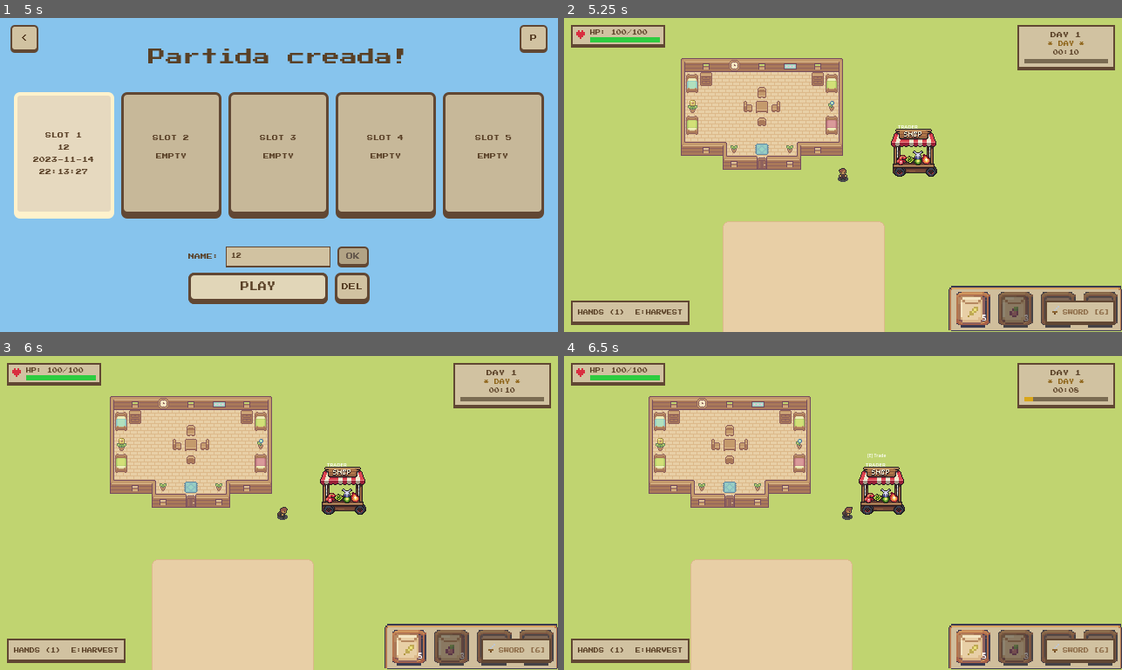
Above: before the commit, frames 1-4 (two rows, left to right).
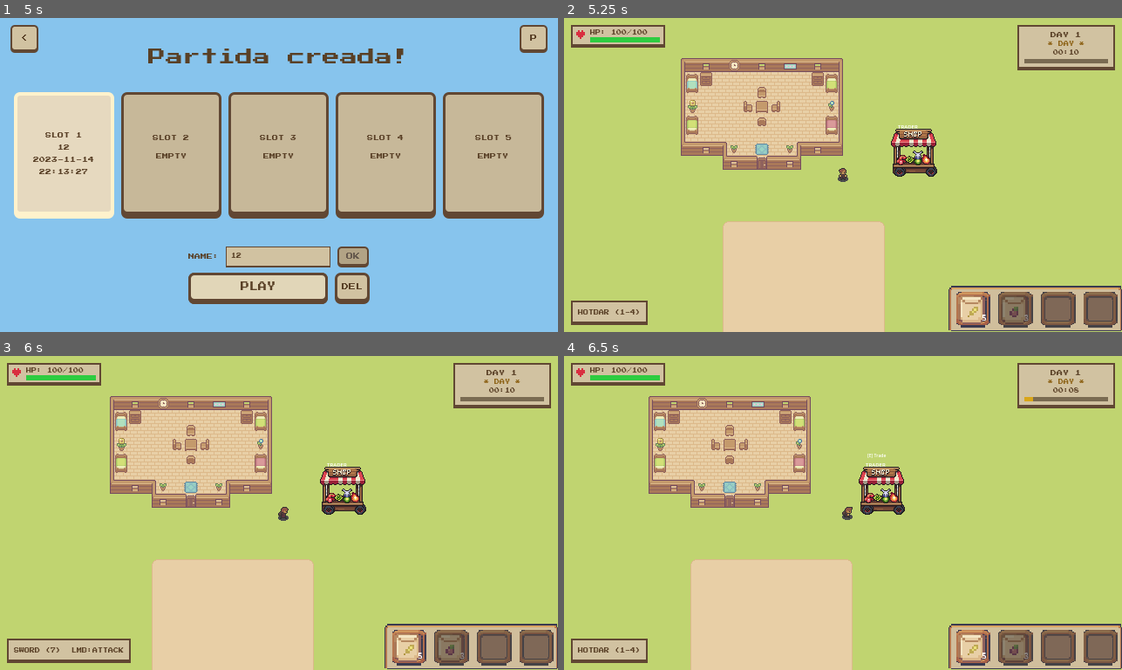
Above: after the commit, the same moments.

Repository: alexmf10/Survivalfarm-
Game: Godot game, scene res://core/main.tscn
Same seed, same stepped clock (60 frames per second), same inputs: the game is played once before the commit and once after it.
Inputs (mouse positions are in pixels of both pictures, inside the frame that each line leads up to):
- Up to frame 1 (5 s): click "JUGAR" at 0.5 s; click "<" at 1.25 s; click "JUGAR" at 2 s; click "SLOT 1 EMPTY" at 2.75 s; click (279, 256) at 3.52 s; type "12" at 3.6 s; click "CREATE" at 4.25 s
- Up to frame 2 (5.25 s): click "PLAY" at 5 s
- Up to frame 3 (6 s): tap Enter at 5.75 s; move the mouse to (401, 497) at 5.77 s; hold D (move_right) from 5.78 s (still down); tap 7 at 5.85 s; click (401, 497) at 5.92 s
- Up to frame 4 (6.5 s): keep holding D (move_right); tap 1 at 6.05 s

Frame 1 is identical in both runs. In frame 2, 1.6% of the frame differs, in the area x 3-99%, y 90-98%; in frame 3, 1.1%; in frame 4, 1.6%.

Commit message:
Demo Entrega 4 - Combat + Inventory + Farming
Controles:
WASD: Movimiento del jugador
1-4: Hotbar
5: Harar
6: Regar
7: Espada
Click: Interactuar con el objeto en la mano con el entorno
E: Recolectar cultivos
I: Inventario
Z: Invocar zombie
O: Regar todo
P: Pasar dia
Esc: Guardar y salir / Salir de la tienda

Diff:
--- a/entities/player/tool_component.gd
+++ b/entities/player/tool_component.gd
@@ -171,6 +171,7 @@
 		# Teclas 5 y 6: Equípan herramientas hardcodeadas
 		KEY_5: new_tool = ToolsComponent.Tools.TillGround # Azada
 		KEY_6: new_tool = ToolsComponent.Tools.WaterCrops # Regadera
+		KEY_7: new_tool = ToolsComponent.Tools.Sword # Regadera
 
 	# Si la herramienta ha cambiado, avisamos al resto del juego (UI, etc.)
 	if new_tool != current_tool:
@@ -356,20 +357,6 @@
 	await get_tree().create_timer(USE_PAUSE_DURATION).timeout
 	_is_using_tool = false
 
-
-## Convierte un keycode numérico al enum de herramienta.
-func _key_to_tool(keycode: int) -> ToolsComponent.Tools:
-	match keycode:
-		KEY_1: return ToolsComponent.Tools.None
-		KEY_2: return ToolsComponent.Tools.TillGround
-		KEY_3: return ToolsComponent.Tools.WaterCrops
-		KEY_4: return ToolsComponent.Tools.PlantWheat
-		KEY_5: return ToolsComponent.Tools.PlantBeet
-		KEY_6: return ToolsComponent.Tools.Sword
-	return -1  # Tecla no mapeada
-
-
-
 # ── Resaltado del tile objetivo ─────────────────────────────────────────────
 
 ## Construye un Node2D con 4 ColorRect formando un borde rojo 16x16
--- a/entities/zombie/zombie.tscn
+++ b/entities/zombie/zombie.tscn
@@ -1,35 +1,230 @@
-[gd_scene load_steps=102 format=3]
-
-[ext_resource type="Script" path="res://entities/zombie/zombie.gd" id="1_zombie"]
-[ext_resource type="Texture2D" path="res://assets/sprites/zombie idle.png" id="2_idle"]
-[ext_resource type="Texture2D" path="res://assets/sprites/zombie walk.png" id="3_walk"]
-[ext_resource type="Texture2D" path="res://assets/sprites/zombie punch.png" id="4_punch"]
-[ext_resource type="Texture2D" path="res://assets/sprites/zombie hurt.png" id="5_hurt"]
-[ext_resource type="Script" path="res://entities/player/movement_component.gd" id="6_movement"]
-[ext_resource type="Script" path="res://entities/player/animation_component.gd" id="7_anim"]
-[ext_resource type="Script" path="res://entities/zombie/zombie_ai_component.gd" id="8_ai"]
-[ext_resource type="Script" path="res://entities/zombie/zombie_attack_component.gd" id="9_zattack"]
-[ext_resource type="Script" path="res://data/component/health_component.gd" id="10_health"]
-[ext_resource type="Script" path="res://entities/behaviours/health_bar_component.gd" id="11_hbar"]
-[ext_resource type="Script" path="res://entities/behaviours/damage_flash_component.gd" id="12_flash"]
-
-; ── Atlas textures: idle ──────────────────────────────────────────────────────
+[gd_scene load_steps=99 format=3 uid="uid://cemtttshbnnlp"]
+
+[ext_resource type="Script" uid="uid://dhbh6vpdy45d8" path="res://entities/zombie/zombie.gd" id="1_zombie"]
+[ext_resource type="Texture2D" uid="uid://b0n4lcckq1fp" path="res://assets/sprites/zombie idle.png" id="2_idle"]
+[ext_resource type="Texture2D" uid="uid://sec0t63g2nkh" path="res://assets/sprites/zombie walk.png" id="3_walk"]
+[ext_resource type="Texture2D" uid="uid://qv1mkm84qnb7" path="res://assets/sprites/zombie punch.png" id="4_punch"]
+[ext_resource type="Texture2D" uid="uid://dfe40oqui5ng2" path="res://assets/sprites/zombie hurt.png" id="5_hurt"]
+[ext_resource type="Script" uid="uid://c8682y0esuxi" path="res://entities/player/movement_component.gd" id="6_movement"]
+[ext_resource type="Script" uid="uid://8i6e3k0ydqvj" path="res://entities/player/animation_component.gd" id="7_anim"]
+[ext_resource type="Script" uid="uid://bw5rr4xvs2eng" path="res://entities/zombie/zombie_ai_component.gd" id="8_ai"]
+[ext_resource type="Script" uid="uid://c0sihalqjgklr" path="res://entities/zombie/zombie_attack_component.gd" id="9_zattack"]
+[ext_resource type="Script" uid="uid://y528vmsje8gt" path="res://data/component/health_component.gd" id="10_health"]
+[ext_resource type="Script" uid="uid://b8n2jf4378o5y" path="res://entities/behaviours/health_bar_component.gd" id="11_hbar"]
+[ext_resource type="Script" uid="uid://dkdnr14axnruv" path="res://entities/behaviours/damage_flash_component.gd" id="12_flash"]
+
+[sub_resource type="AtlasTexture" id="atk_d1"]
+atlas = ExtResource("4_punch")
+region = Rect2(288, 0, 16, 32)
+
+[sub_resource type="AtlasTexture" id="atk_d2"]
+atlas = ExtResource("4_punch")
+region = Rect2(304, 0, 16, 32)
+
+[sub_resource type="AtlasTexture" id="atk_d3"]
+atlas = ExtResource("4_punch")
+region = Rect2(320, 0, 16, 32)
+
+[sub_resource type="AtlasTexture" id="atk_d4"]
+atlas = ExtResource("4_punch")
+region = Rect2(336, 0, 16, 32)
+
+[sub_resource type="AtlasTexture" id="atk_d5"]
+atlas = ExtResource("4_punch")
+region = Rect2(352, 0, 16, 32)
+
+[sub_resource type="AtlasTexture" id="atk_d6"]
+atlas = ExtResource("4_punch")
+region = Rect2(368, 0, 16, 32)
+
+[sub_resource type="AtlasTexture" id="atk_l1"]
+atlas = ExtResource("4_punch")
+region = Rect2(192, 0, 16, 32)
+
+[sub_resource type="AtlasTexture" id="atk_l2"]
+atlas = ExtResource("4_punch")
+region = Rect2(208, 0, 16, 32)
+
+[sub_resource type="AtlasTexture" id="atk_l3"]
+atlas = ExtResource("4_punch")
+region = Rect2(224, 0, 16, 32)
+
+[sub_resource type="AtlasTexture" id="atk_l4"]
+atlas = ExtResource("4_punch")
+region = Rect2(240, 0, 16, 32)
+
+[sub_resource type="AtlasTexture" id="atk_l5"]
+atlas = ExtResource("4_punch")
+region = Rect2(256, 0, 16, 32)
+
+[sub_resource type="AtlasTexture" id="atk_l6"]
+atlas = ExtResource("4_punch")
+region = Rect2(272, 0, 16, 32)
+
+[sub_resource type="AtlasTexture" id="atk_r1"]
+atlas = ExtResource("4_punch")
+region = Rect2(0, 0, 16, 32)
+
+[sub_resource type="AtlasTexture" id="atk_r2"]
+atlas = ExtResource("4_punch")
+region = Rect2(16, 0, 16, 32)
+
+[sub_resource type="AtlasTexture" id="atk_r3"]
+atlas = ExtResource("4_punch")
+region = Rect2(32, 0, 16, 32)
+
+[sub_resource type="AtlasTexture" id="atk_r4"]
+atlas = ExtResource("4_punch")
+region = Rect2(48, 0, 16, 32)
+
+[sub_resource type="AtlasTexture" id="atk_r5"]
+atlas = ExtResource("4_punch")
+region = Rect2(64, 0, 16, 32)
+
+[sub_resource type="AtlasTexture" id="atk_r6"]
+atlas = ExtResource("4_punch")
+region = Rect2(80, 0, 16, 32)
+
+[sub_resource type="AtlasTexture" id="atk_u1"]
+atlas = ExtResource("4_punch")
+region = Rect2(96, 0, 16, 32)
+
+[sub_resource type="AtlasTexture" id="atk_u2"]
+atlas = ExtResource("4_punch")
+region = Rect2(112, 0, 16, 32)
+
+[sub_resource type="AtlasTexture" id="atk_u3"]
+atlas = ExtResource("4_punch")
+region = Rect2(128, 0, 16, 32)
+
+[sub_resource type="AtlasTexture" id="atk_u4"]
+atlas = ExtResource("4_punch")
+region = Rect2(144, 0, 16, 32)
+
+[sub_resource type="AtlasTexture" id="atk_u5"]
+atlas = ExtResource("4_punch")
+region = Rect2(160, 0, 16, 32)
+
+[sub_resource type="AtlasTexture" id="atk_u6"]
+atlas = ExtResource("4_punch")
+region = Rect2(176, 0, 16, 32)
+
+[sub_resource type="AtlasTexture" id="hurt_d1"]
+atlas = ExtResource("5_hurt")
+region = Rect2(144, 0, 16, 32)
+
+[sub_resource type="AtlasTexture" id="hurt_d2"]
+atlas = ExtResource("5_hurt")
+region = Rect2(160, 0, 16, 32)
+
+[sub_resource type="AtlasTexture" id="hurt_d3"]
+atlas = ExtResource("5_hurt")
+region = Rect2(176, 0, 16, 32)
+
+[sub_resource type="AtlasTexture" id="hurt_l1"]
+atlas = ExtResource("5_hurt")
+region = Rect2(96, 0, 16, 32)
+
+[sub_resource type="AtlasTexture" id="hurt_l2"]
+atlas = ExtResource("5_hurt")
+region = Rect2(112, 0, 16, 32)
+
+[sub_resource type="AtlasTexture" id="hurt_l3"]
+atlas = ExtResource("5_hurt")
+region = Rect2(128, 0, 16, 32)
+
+[sub_resource type="AtlasTexture" id="hurt_r1"]
+atlas = ExtResource("5_hurt")
+region = Rect2(0, 0, 16, 32)
+
+[sub_resource type="AtlasTexture" id="hurt_r2"]
+atlas = ExtResource("5_hurt")
+region = Rect2(16, 0, 16, 32)
+
+[sub_resource type="AtlasTexture" id="hurt_r3"]
+atlas = ExtResource("5_hurt")
+region = Rect2(32, 0, 16, 32)
+
+[sub_resource type="AtlasTexture" id="hurt_u1"]
+atlas = ExtResource("5_hurt")
+region = Rect2(48, 0, 16, 32)
+
+[sub_resource type="AtlasTexture" id="hurt_u2"]
+atlas = ExtResource("5_hurt")
+region = Rect2(64, 0, 16, 32)
+
+[sub_resource type="AtlasTexture" id="hurt_u3"]
+atlas = ExtResource("5_hurt")
+region = Rect2(80, 0, 16, 32)
+
+[sub_resource type="AtlasTexture" id="idle_d1"]
+atlas = ExtResource("2_idle")
+region = Rect2(288, 0, 16, 32)
+
+[sub_resource type="AtlasTexture" id="idle_d2"]
+atlas = ExtResource("2_idle")
+region = Rect2(304, 0, 16, 32)
+
+[sub_resource type="AtlasTexture" id="idle_d3"]
+atlas = ExtResource("2_idle")
+region = Rect2(320, 0, 16, 32)
+
+[sub_resource type="AtlasTexture" id="idle_d4"]
+atlas = ExtResource("2_idle")
+region = Rect2(336, 0, 16, 32)
+
+[sub_resource type="AtlasTexture" id="idle_d5"]
+atlas = ExtResource("2_idle")
+region = Rect2(352, 0, 16, 32)
+
+[sub_resource type="AtlasTexture" id="idle_d6"]
+atlas = ExtResource("2_idle")
+region = Rect2(368, 0, 16, 32)
+
+[sub_resource type="AtlasTexture" id="idle_l1"]
+atlas = ExtResource("2_idle")
+region = Rect2(192, 0, 16, 32)
+
+[sub_resource type="AtlasTexture" id="idle_l2"]
+atlas = ExtResource("2_idle")
+region = Rect2(208, 0, 16, 32)
+
+[sub_resource type="AtlasTexture" id="idle_l3"]
+atlas = ExtResource("2_idle")
+region = Rect2(224, 0, 16, 32)
+
+[sub_resource type="AtlasTexture" id="idle_l4"]
+atlas = ExtResource("2_idle")
+region = Rect2(240, 0, 16, 32)
+
+[sub_resource type="AtlasTexture" id="idle_l5"]
+atlas = ExtResource("2_idle")
+region = Rect2(256, 0, 16, 32)
+
+[sub_resource type="AtlasTexture" id="idle_l6"]
+atlas = ExtResource("2_idle")
+region = Rect2(272, 0, 16, 32)
 
 [sub_resource type="AtlasTexture" id="idle_r1"]
 atlas = ExtResource("2_idle")
 region = Rect2(0, 0, 16, 32)
+
 [sub_resource type="AtlasTexture" id="idle_r2"]
 atlas = ExtResource("2_idle")
 region = Rect2(16, 0, 16, 32)
+
 [sub_resource type="AtlasTexture" id="idle_r3"]
 atlas = ExtResource("2_idle")
 region = Rect2(32, 0, 16, 32)
+
 [sub_resource type="AtlasTexture" id="idle_r4"]
 atlas = ExtResource("2_idle")
 region = Rect2(48, 0, 16, 32)
+
 [sub_resource type="AtlasTexture" id="idle_r5"]
 atlas = ExtResource("2_idle")
 region = Rect2(64, 0, 16, 32)
+
 [sub_resource type="AtlasTexture" id="idle_r6"]
 atlas = ExtResource("2_idle")
 region = Rect2(80, 0, 16, 32)
@@ -37,77 +232,95 @@
 [sub_resource type="AtlasTexture" id="idle_u1"]
 atlas = ExtResource("2_idle")
 region = Rect2(96, 0, 16, 32)
+
 [sub_resource type="AtlasTexture" id="idle_u2"]
 atlas = ExtResource("2_idle")
 region = Rect2(112, 0, 16, 32)
+
 [sub_resource type="AtlasTexture" id="idle_u3"]
 atlas = ExtResource("2_idle")
 region = Rect2(128, 0, 16, 32)
+
 [sub_resource type="AtlasTexture" id="idle_u4"]
 atlas = ExtResource("2_idle")
 region = Rect2(144, 0, 16, 32)
+
 [sub_resource type="AtlasTexture" id="idle_u5"]
 atlas = ExtResource("2_idle")
 region = Rect2(160, 0, 16, 32)
+
 [sub_resource type="AtlasTexture" id="idle_u6"]
 atlas = ExtResource("2_idle")
 region = Rect2(176, 0, 16, 32)
 
-[sub_resource type="AtlasTexture" id="idle_l1"]
-atlas = ExtResource("2_idle")
+[sub_resource type="AtlasTexture" id="walk_d1"]
+atlas = ExtResource("3_walk")
+region = Rect2(288, 0, 16, 32)
+
+[sub_resource type="AtlasTexture" id="walk_d2"]
+atlas = ExtResource("3_walk")
+region = Rect2(304, 0, 16, 32)
+
+[sub_resource type="AtlasTexture" id="walk_d3"]
+atlas = ExtResource("3_walk")
+region = Rect2(320, 0, 16, 32)
+
+[sub_resource type="AtlasTexture" id="walk_d4"]
+atlas = ExtResource("3_walk")
+region = Rect2(336, 0, 16, 32)
+
+[sub_resource type="AtlasTexture" id="walk_d5"]
+atlas = ExtResource("3_walk")
+region = Rect2(352, 0, 16, 32)
+
+[sub_resource type="AtlasTexture" id="walk_d6"]
+atlas = ExtResource("3_walk")
+region = Rect2(368, 0, 16, 32)
+
+[sub_resource type="AtlasTexture" id="walk_l1"]
+atlas = ExtResource("3_walk")
 region = Rect2(192, 0, 16, 32)
-[sub_resource type="AtlasTexture" id="idle_l2"]
-atlas = ExtResource("2_idle")
+
+[sub_resource type="AtlasTexture" id="walk_l2"]
+atlas = ExtResource("3_walk")
 region = Rect2(208, 0, 16, 32)
-[sub_resource type="AtlasTexture" id="idle_l3"]
-atlas = ExtResource("2_idle")
+
+[sub_resource type="AtlasTexture" id="walk_l3"]
+atlas = ExtResource("3_walk")
 region = Rect2(224, 0, 16, 32)
-[sub_resource type="AtlasTexture" id="idle_l4"]
-atlas = ExtResource("2_idle")
+
+[sub_resource type="AtlasTexture" id="walk_l4"]
+atlas = ExtResource("3_walk")
 region = Rect2(240, 0, 16, 32)
-[sub_resource type="AtlasTexture" id="idle_l5"]
-atlas = ExtResource("2_idle")
+
+[sub_resource type="AtlasTexture" id="walk_l5"]
+atlas = ExtResource("3_walk")
 region = Rect2(256, 0, 16, 32)
-[sub_resource type="AtlasTexture" id="idle_l6"]
-atlas = ExtResource("2_idle")
+
+[sub_resource type="AtlasTexture" id="walk_l6"]
+atlas = ExtResource("3_walk")
 region = Rect2(272, 0, 16, 32)
 
-[sub_resource type="AtlasTexture" id="idle_d1"]
-atlas = ExtResource("2_idle")
-region = Rect2(288, 0, 16, 32)
-[sub_resource type="AtlasTexture" id="idle_d2"]
-atlas = ExtResource("2_idle")
-region = Rect2(304, 0, 16, 32)
-[sub_resource type="AtlasTexture" id="idle_d3"]
-atlas = ExtResource("2_idle")
-region = Rect2(320, 0, 16, 32)
-[sub_resource type="AtlasTexture" id="idle_d4"]
-atlas = ExtResource("2_idle")
-region = Rect2(336, 0, 16, 32)
-[sub_resource type="AtlasTexture" id="idle_d5"]
-atlas = ExtResource("2_idle")
-region = Rect2(352, 0, 16, 32)
-[sub_resource type="AtlasTexture" id="idle_d6"]
-atlas = ExtResource("2_idle")
-region = Rect2(368, 0, 16, 32)
-
-; ── Atlas textures: walk ──────────────────────────────────────────────────────
-
 [sub_resource type="AtlasTexture" id="walk_r1"]
 atlas = ExtResource("3_walk")
 region = Rect2(0, 0, 16, 32)
+
 [sub_resource type="AtlasTexture" id="walk_r2"]
 atlas = ExtResource("3_walk")
 region = Rect2(16, 0, 16, 32)
+
 [sub_resource type="AtlasTexture" id="walk_r3"]
 atlas = ExtResource("3_walk")
 region = Rect2(32, 0, 16, 32)
+
 [sub_resource type="AtlasTexture" id="walk_r4"]
 atlas = ExtResource("3_walk")
 region = Rect2(48, 0, 16, 32)
+
 [sub_resource type="AtlasTexture" id="walk_r5"]
 atlas = ExtResource("3_walk")
 region = Rect2(64, 0, 16, 32)
+
 [sub_resource type="AtlasTexture" id="walk_r6"]
 atlas = ExtResource("3_walk")
 region = Rect2(80, 0, 16, 32)
@@ -115,181 +328,26 @@
 [sub_resource type="AtlasTexture" id="walk_u1"]
 atlas = ExtResource("3_walk")
 region = Rect2(96, 0, 16, 32)
+
 [sub_resource type="AtlasTexture" id="walk_u2"]
 atlas = ExtResource("3_walk")
 region = Rect2(112, 0, 16, 32)
+
 [sub_resource type="AtlasTexture" id="walk_u3"]
 atlas = ExtResource("3_walk")
 region = Rect2(128, 0, 16, 32)
+
 [sub_resource type="AtlasTexture" id="walk_u4"]
 atlas = ExtResource("3_walk")
 region = Rect2(144, 0, 16, 32)
+
 [sub_resource type="AtlasTexture" id="walk_u5"]
 atlas = ExtResource("3_walk")
 region = Rect2(160, 0, 16, 32)
+
 [sub_resource type="AtlasTexture" id="walk_u6"]
 atlas = ExtResource("3_walk")
 region = Rect2(176, 0, 16, 32)
-
-[sub_resource type="AtlasTexture" id="walk_l1"]
-atlas = ExtResource("3_walk")
-region = Rect2(192, 0, 16, 32)
-[sub_resource type="AtlasTexture" id="walk_l2"]
-atlas = ExtResource("3_walk")
-region = Rect2(208, 0, 16, 32)
-[sub_resource type="AtlasTexture" id="walk_l3"]
-atlas = ExtResource("3_walk")
-region = Rect2(224, 0, 16, 32)
-[sub_resource type="AtlasTexture" id="walk_l4"]
-atlas = ExtResource("3_walk")
-region = Rect2(240, 0, 16, 32)
-[sub_resource type="AtlasTexture" id="walk_l5"]
-atlas = ExtResource("3_walk")
-region = Rect2(256, 0, 16, 32)
-[sub_resource type="AtlasTexture" id="walk_l6"]
-atlas = ExtResource("3_walk")
-region = Rect2(272, 0, 16, 32)
-
-[sub_resource type="AtlasTexture" id="walk_d1"]
-atlas = ExtResource("3_walk")
-region = Rect2(288, 0, 16, 32)
-[sub_resource type="AtlasTexture" id="walk_d2"]
-atlas = ExtResource("3_walk")
-region = Rect2(304, 0, 16, 32)
-[sub_resource type="AtlasTexture" id="walk_d3"]
-atlas = ExtResource("3_walk")
-region = Rect2(320, 0, 16, 32)
-[sub_resource type="AtlasTexture" id="walk_d4"]
-atlas = ExtResource("3_walk")
-region = Rect2(336, 0, 16, 32)
-[sub_resource type="AtlasTexture" id="walk_d5"]
-atlas = ExtResource("3_walk")
-region = Rect2(352, 0, 16, 32)
-[sub_resource type="AtlasTexture" id="walk_d6"]
-atlas = ExtResource("3_walk")
-region = Rect2(368, 0, 16, 32)
-
-; ── Atlas textures: punch (attack) ────────────────────────────────────────────
-
-[sub_resource type="AtlasTexture" id="atk_r1"]
-atlas = ExtResource("4_punch")
-region = Rect2(0, 0, 16, 32)
-[sub_resource type="AtlasTexture" id="atk_r2"]
-atlas = ExtResource("4_punch")
-region = Rect2(16, 0, 16, 32)
-[sub_resource type="AtlasTexture" id="atk_r3"]
-atlas = ExtResource("4_punch")
-region = Rect2(32, 0, 16, 32)
-[sub_resource type="AtlasTexture" id="atk_r4"]
-atlas = ExtResource("4_punch")
-region = Rect2(48, 0, 16, 32)
-[sub_resource type="AtlasTexture" id="atk_r5"]
-atlas = ExtResource("4_punch")
-region = Rect2(64, 0, 16, 32)
-[sub_resource type="AtlasTexture" id="atk_r6"]
-atlas = ExtResource("4_punch")
-region = Rect2(80, 0, 16, 32)
-
-[sub_resource type="AtlasTexture" id="atk_u1"]
-atlas = ExtResource("4_punch")
-region = Rect2(96, 0, 16, 32)
-[sub_resource type="AtlasTexture" id="atk_u2"]
-atlas = ExtResource("4_punch")
-region = Rect2(112, 0, 16, 32)
-[sub_resource type="AtlasTexture" id="atk_u3"]
-atlas = ExtResource("4_punch")
-region = Rect2(128, 0, 16, 32)
-[sub_resource type="AtlasTexture" id="atk_u4"]
-atlas = ExtResource("4_punch")
-region = Rect2(144, 0, 16, 32)
-[sub_resource type="AtlasTexture" id="atk_u5"]
-atlas = ExtResource("4_punch")
-region = Rect2(160, 0, 16, 32)
-[sub_resource type="AtlasTexture" id="atk_u6"]
-atlas = ExtResource("4_punch")
-region = Rect2(176, 0, 16, 32)
-
-[sub_resource type="AtlasTexture" id="atk_l1"]
-atlas = ExtResource("4_punch")
-region = Rect2(192, 0, 16, 32)
-[sub_resource type="AtlasTexture" id="atk_l2"]
-atlas = ExtResource("4_punch")
-region = Rect2(208, 0, 16, 32)
-[sub_resource type="AtlasTexture" id="atk_l3"]
-atlas = ExtResource("4_punch")
-region = Rect2(224, 0, 16, 32)
-[sub_resource type="AtlasTexture" id="atk_l4"]
-atlas = ExtResource("4_punch")
-region = Rect2(240, 0, 16, 32)
-[sub_resource type="AtlasTexture" id="atk_l5"]
-atlas = ExtResource("4_punch")
-region = Rect2(256, 0, 16, 32)
-[sub_resource type="AtlasTexture" id="atk_l6"]
-atlas = ExtResource("4_punch")
-region = Rect2(272, 0, 16, 32)
-
-[sub_resource type="AtlasTexture" id="atk_d1"]
-atlas = ExtResource("4_punch")
-region = Rect2(288, 0, 16, 32)
-[sub_resource type="AtlasTexture" id="atk_d2"]
-atlas = ExtResource("4_punch")
-region = Rect2(304, 0, 16, 32)
-[sub_resource type="AtlasTexture" id="atk_d3"]
-atlas = ExtResource("4_punch")
-region = Rect2(320, 0, 16, 32)
-[sub_resource type="AtlasTexture" id="atk_d4"]
-atlas = ExtResource("4_punch")
-region = Rect2(336, 0, 16, 32)
-[sub_resource type="AtlasTexture" id="atk_d5"]
-atlas = ExtResource("4_punch")
-region = Rect2(352, 0, 16, 32)
-[sub_resource type="AtlasTexture" id="atk_d6"]
-atlas = ExtResource("4_punch")
-region = Rect2(368, 0, 16, 32)
-
-; ── Atlas textures: hurt (3 frames per direction = 12 frames) ─────────────────
-
-[sub_resource type="AtlasTexture" id="hurt_r1"]
-atlas = ExtResource("5_hurt")
-region = Rect2(0, 0, 16, 32)
-[sub_resource type="AtlasTexture" id="hurt_r2"]
-atlas = ExtResource("5_hurt")
-region = Rect2(16, 0, 16, 32)
-[sub_resource type="AtlasTexture" id="hurt_r3"]
-atlas = ExtResource("5_hurt")
-region = Rect2(32, 0, 16, 32)
-
-[sub_resource type="AtlasTexture" id="hurt_u1"]
-atlas = ExtResource("5_hurt")
-region = Rect2(48, 0, 16, 32)
-[sub_resource type="AtlasTexture" id="hurt_u2"]
-atlas = ExtResource("5_hurt")
-region = Rect2(64, 0, 16, 32)
-[sub_resource type="AtlasTexture" id="hurt_u3"]
-atlas = ExtResource("5_hurt")
-region = Rect2(80, 0, 16, 32)
-
-[sub_resource type="AtlasTexture" id="hurt_l1"]
-atlas = ExtResource("5_hurt")
-region = Rect2(96, 0, 16, 32)
-[sub_resource type="AtlasTexture" id="hurt_l2"]
-atlas = ExtResource("5_hurt")
-region = Rect2(112, 0, 16, 32)
-[sub_resource type="AtlasTexture" id="hurt_l3"]
-atlas = ExtResource("5_hurt")
-region = Rect2(128, 0, 16, 32)
-
-[sub_resource type="AtlasTexture" id="hurt_d1"]
-atlas = ExtResource("5_hurt")
-region = Rect2(144, 0, 16, 32)
-[sub_resource type="AtlasTexture" id="hurt_d2"]
-atlas = ExtResource("5_hurt")
-region = Rect2(160, 0, 16, 32)
-[sub_resource type="AtlasTexture" id="hurt_d3"]
-atlas = ExtResource("5_hurt")
-region = Rect2(176, 0, 16, 32)
-
-; ── SpriteFrames ──────────────────────────────────────────────────────────────
 
 [sub_resource type="SpriteFrames" id="SpriteFrames_zombie"]
 animations = [{
@@ -629,12 +687,9 @@
 [sub_resource type="RectangleShape2D" id="CollisionShape2D_zombie"]
 size = Vector2(10, 14)
 
-; ── Nodos ─────────────────────────────────────────────────────────────────────
-
 [node name="Zombie" type="CharacterBody2D"]
+collision_layer = 4
 script = ExtResource("1_zombie")
-collision_layer = 4
-collision_mask = 1
 
 [node name="AnimatedSprite2D" type="AnimatedSprite2D" parent="."]
 sprite_frames = SubResource("SpriteFrames_zombie")
@@ -651,41 +706,19 @@
 
 [node name="AnimationComponent" type="Node" parent="."]
 script = ExtResource("7_anim")
-sprite_path = NodePath("../AnimatedSprite2D")
-movement_path = NodePath("../MovementComponent")
-idle_prefix = "idle"
-walk_prefix = "walk"
-initial_facing = "down"
 
 [node name="ZombieAIComponent" type="Node" parent="."]
 script = ExtResource("8_ai")
-detection_range = 90.0
-lose_range = 140.0
-attack_range = 22.0
-min_separation_distance = 18.0
-zombie_separation_radius = 18.0
-zombie_separation_strength = 1.35
-circle_radius = 20.0
-circle_repath_interval = 0.9
-circle_strafe_weight = 0.35
-wander_interval = 2.5
-wander_pause_chance = 0.35
 
 [node name="ZombieAttackComponent" type="Node" parent="."]
 script = ExtResource("9_zattack")
-base_damage = 8.0
-attack_range = 18.0
-attack_width = 14.0
 
 [node name="HealthComponent" type="Node" parent="."]
 script = ExtResource("10_health")
 max_health = 60.0
-passive_regen_enabled = false
 
 [node name="HealthBarComponent" type="Node2D" parent="."]
 script = ExtResource("11_hbar")
-bar_width = 14.0
-bar_height = 2.0
 bar_offset_y = -18.0
 
 [node name="DamageFlashComponent" type="Node" parent="."]
--- a/services/game_world.gd
+++ b/services/game_world.gd
@@ -79,9 +79,9 @@
 	var health_hud: CanvasLayer = health_hud_scene.instantiate()
 	add_child(health_hud)
 
-	var sword_hud_scene: PackedScene = load("res://ui/hud/sword_hud.tscn")
-	var sword_hud: CanvasLayer = sword_hud_scene.instantiate()
-	add_child(sword_hud)
+	#var sword_hud_scene: PackedScene = load("res://ui/hud/sword_hud.tscn")
+	#var sword_hud: CanvasLayer = sword_hud_scene.instantiate()
+	#add_child(sword_hud)
 
 	var trade_hud: TradeHUD = TradeHUD.new()
 	add_child(trade_hud)
--- a/ui/hud/tool_hud.gd
+++ b/ui/hud/tool_hud.gd
@@ -68,17 +68,13 @@
 	var tool_name: String
 	match tool_type:
 		ToolsComponent.Tools.None:
-			tool_name = "HANDS (1)  E:HARVEST"
+			tool_name = "HOTBAR (1-4)"
 		ToolsComponent.Tools.TillGround:
-			tool_name = "HOE (2)"
+			tool_name = "HOE (5)"
 		ToolsComponent.Tools.WaterCrops:
-			tool_name = "WATERING CAN (3)"
-		ToolsComponent.Tools.PlantWheat:
-			tool_name = "WHEAT SEEDS (4)  x%d" % _get_seed_count(CropComponent.CropType.Wheat)
-		ToolsComponent.Tools.PlantBeet:
-			tool_name = "BEET SEEDS (5)  x%d" % _get_seed_count(CropComponent.CropType.Beet)
+			tool_name = "WATERING CAN (6)"
 		ToolsComponent.Tools.Sword:
-			tool_name = "SWORD (6)  LMB:ATTACK"
+			tool_name = "SWORD (7)  LMB:ATTACK"
 	if _tool_label:
 		_tool_label.text = tool_name
 
